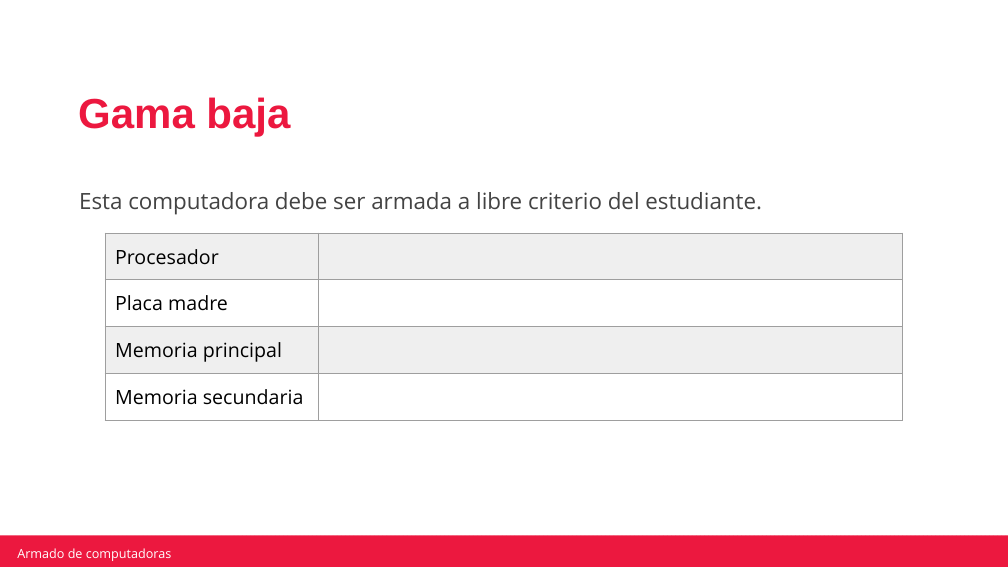
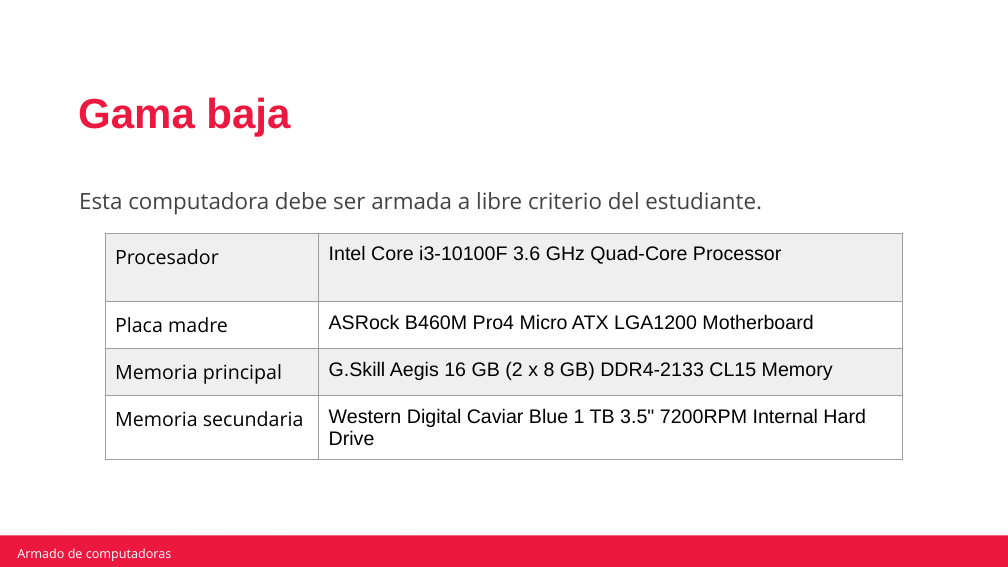
Before and after one commit to robertotorfe/Mochila-Camada-2-0522, a slide deck: slide 12 of Actividad integradora armado de computadoras.pptx. Drawn at 1008x567 pixels with LibreOffice and Linux fonts; fonts in the diff are those of the drawing; background and template pictures are left out. Boxes give left, top, right and bottom in pixels: in the first picture for what was removed or moved away, otherwise in the second. Text is boxed around its words. In the diff, an @@ line names an element or a change of style, - is before the commit and + after.

```diff
--- a/Actividad integradora armado de computadoras.pptx
+++ b/Actividad integradora armado de computadoras.pptx
@@ table at box(105, 233, 903, 455) @@
-row 1, column 2: 
+row 1, column 2: Intel Core i3-10100F 3.6 GHz Quad-Core Processor
-row 2, column 2: 
+row 2, column 2: ASRock B460M Pro4 Micro ATX LGA1200 Motherboard
-row 3, column 2: 
+row 3, column 2: G.Skill Aegis 16 GB (2 x 8 GB) DDR4-2133 CL15 Memory
@@ row 4, column 2: "" to "Western Digital Caviar Blue 1 TB 3.5" 7200RPM Internal Hard Drive" @@
```
Also in this commit, not shown: 8 other slides changed.
